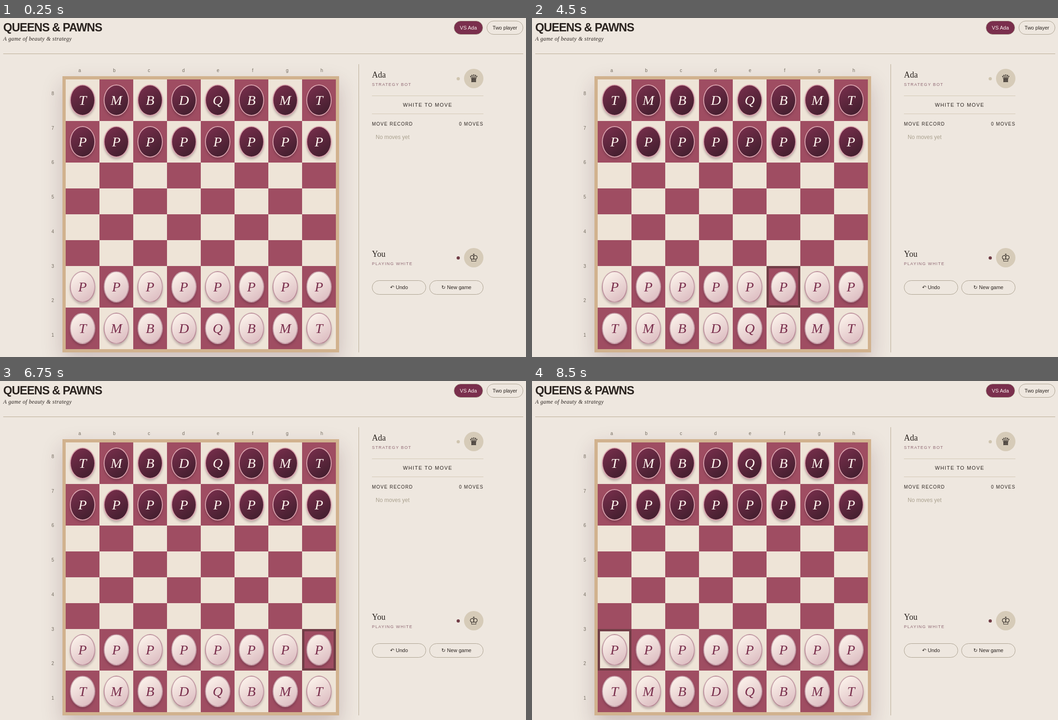
Above: before the commit, frames 1-4 (two rows, left to right).
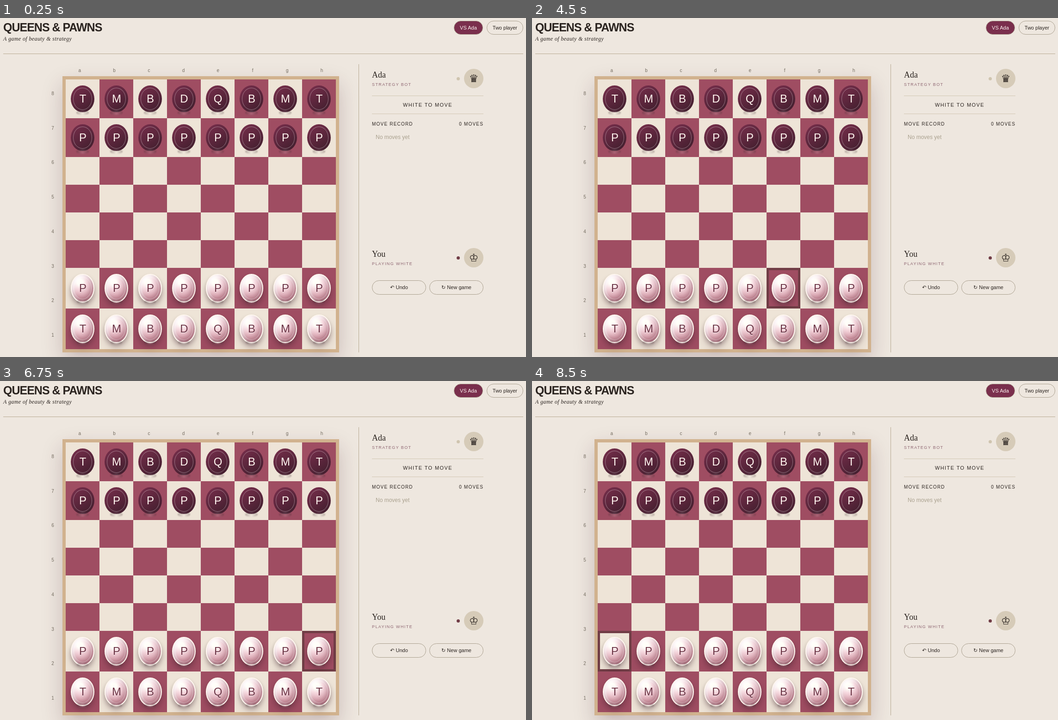
Above: after the commit, the same moments.

Repository: xenoblight325-oss/PlayGround
Page: browser page dist/index.html
Two runs of this page, one before a commit and one after it. Both use one fixed random seed, a clock stepped at 60 frames per second and the inputs below.
Inputs (mouse positions are in pixels of both pictures, inside the frame that each line leads up to; where the layout moved, square brackets give the same spot in the first picture):
- Up to frame 1 (0.25 s): no input
- Up to frame 2 (4.5 s): click "↻ New game" at 0.27 s; click (616, 170) [616, 173] at 1.27 s; click (716, 197) [716, 201] at 1.87 s; click (816, 170) [816, 173] at 2.47 s; click "P" at 3.07 s; click (616, 197) [616, 201] at 3.67 s; click "P" at 4.27 s
- Up to frame 3 (6.75 s): click "B" at 4.87 s; click "T" at 5.47 s; click (320, 618) [320, 614] at 6.07 s; click "P" at 6.67 s
- Up to frame 4 (8.5 s): click (852, 587) [852, 591] at 7.27 s; click (852, 560) [852, 564] at 7.87 s; click "P" at 8.47 s

The runs differ from the first frame. In frame 1, 8.7% of the frame differs, in the area x 12-64%, y 19-98%; in frame 2, 8.7%; in frame 3, 8.7%; in frame 4, 8.7%.

Commit message:
Save source and v2 conversation for issue #5
Run: 45691707493
Generation: 45691707493-1795637648532

Diff:
--- a/dist/index.html
+++ b/dist/index.html
@@ -5,8 +5,11 @@
 <title>Queens & Pawns</title>
 <style>
 :root{--ink:#2b2420;--paper:#eee7df;--rose:#c96f85;--wine:#7a2f4d;--cream:#ead6c4;--line:#c9bdA7}
-*{box-sizing:border-box}body{margin:0;background:var(--paper …(2011 unchanged characters)… ius:50%}.piece{position:relative;width:76%;height:76%;display:grid;place-items:center;font-size:clamp(29px,5.1vw,54px);line-height:1;filter:drop-shadow(0 4px 2px rgba(55,25,38,.25));user-select:none;border-radius:50%;background:linear-gradient(145deg,#fff8ef,#d9b7bd);border:2px solid rgba(122,47,77,.38);font-family:Georgia,serif;font-size:clamp(16px,2.8vw,30px);font-style:italic;color:#7a2f4d!important;text-shadow:none!important}.piece.white{color:#fffaf0;text-shadow:0 1px 0 #b2a58f,0 0 1px #463d32}.piece.black{color:#fff4ee!important;ba …(2008 unchanged characters)…
+*{box-sizing:border-box}body{margin:0;background:var(--paper …(2011 unchanged characters)… ius:50%}.piece{position:relative;width:70%;height:70%;display:grid;place-items:center;border-radius:50%;font-size:clamp(14px,2.4vw,24px);line-height:1;letter-spacing:-1px;user-select:none;transform:translateZ(8px);isolation:isolate}.piece.white{color:#6d3546!important;background:radial-gradient(circle at 38% 28%,#fffef8 0 12%,#f7dbe1 28%,#d69ba8 68%,#9a5a68 100%)!important;border:2px solid #fff8f0!important;box-shadow:inset -5px -8px 12px rgba(91,43,57,.28),inset 4px 5px 8px rgba(255,255,255,.9),0 6px 9px rgba(62,34,42,.32),0 13px 18px rgba(62,34,42,.16);text-shadow:0 1px 0 rgba(255,255,255,.9)!important}.piece.black{color:#fff4ee!important;ba …(2008 unchanged characters)…
 @media(max-width:850px){.app{padding:14px 10px}.top{height:58px}.main{grid-template-columns:minmax(320px,620px);gap:12p …(362 unchanged characters)…
+
+.piece:before{content:"";position:absolute;inset:9%;border-radius:50%;border:1px solid rgba(255,255,255,.34);pointer-events:none}
+.piece:after{content:"";position:absolute;width:54%;height:16%;left:23%;bottom:-9%;border-radius:50%;background:linear-gradient(90deg,rgba(55,34,39,.28),rgba(255,255,255,.12),rgba(55,34,39,.28));filter:blur(1px);z-index:-1}
 </style></head>
 <body><div class="app"><div class="top"><div class="brand">QUEENS &amp; PAWNS <em>A game of beauty & strategy</em></div><div class="top-actions"><button id="aiBtn" class="pill active">VS Ada</button><button id="humanBtn" class="pill">Two player</button></div></div>
 <div class="main"><div class="stage"><div class="rank"></div><div class="file"></div><div id="board" class="board"></div></div>
Not shown, changed: .omgithub/checkpoint.json
Not shown, changed: .omgithub/conversation.json
Not shown, changed: capture.sh
